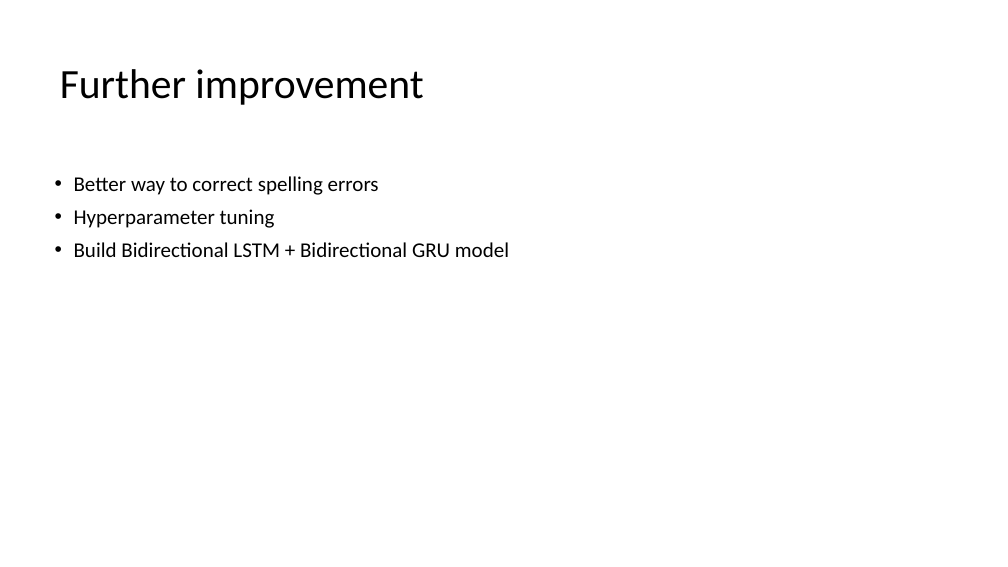
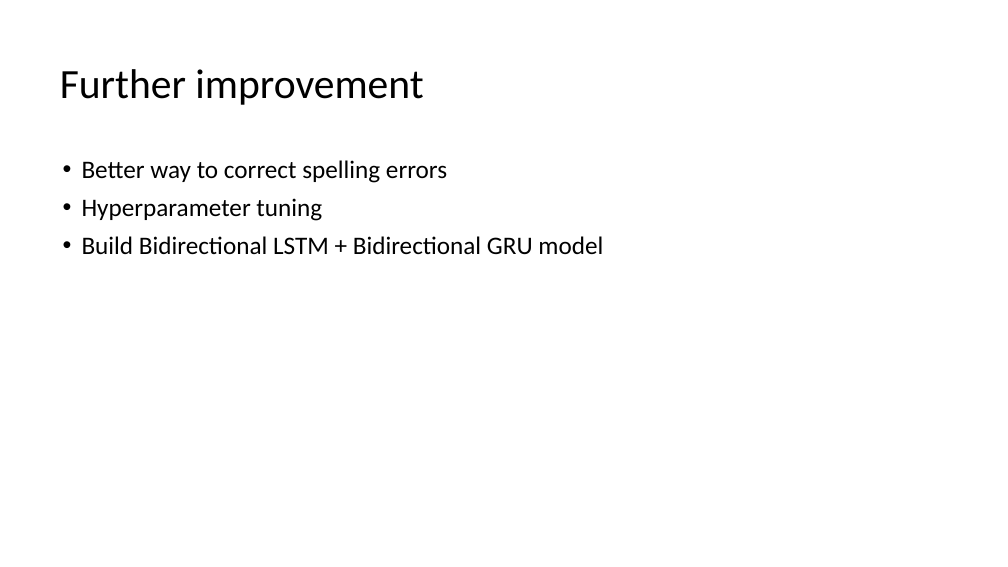
Before and after one commit to JackZhang0224/Chata_AI_Assignment, a slide deck: slide 5 of report.pptx. Drawn at 1008x567 pixels with LibreOffice and Linux fonts; fonts in the diff are those of the drawing. Boxes give left, top, right and bottom in pixels: in the first picture for what was removed or moved away, otherwise in the second. Text is boxed around its words. In the diff, an @@ line names an element or a change of style, - is before the commit and + after.

```diff
--- a/report.pptx
+++ b/report.pptx
@@ text "Better way to correct spelling ...": place and size @@
-text "Better way to correct spelling ..." at [74, 176, 509, 257]
+text "Better way to correct spelling ..." at [82, 160, 603, 255]
@@ text "Better way to correct spelling ..." at [82, 160, 603, 255]: size 20 to 24 pt @@
```
Also in this commit, not shown: 2 other slides changed.
